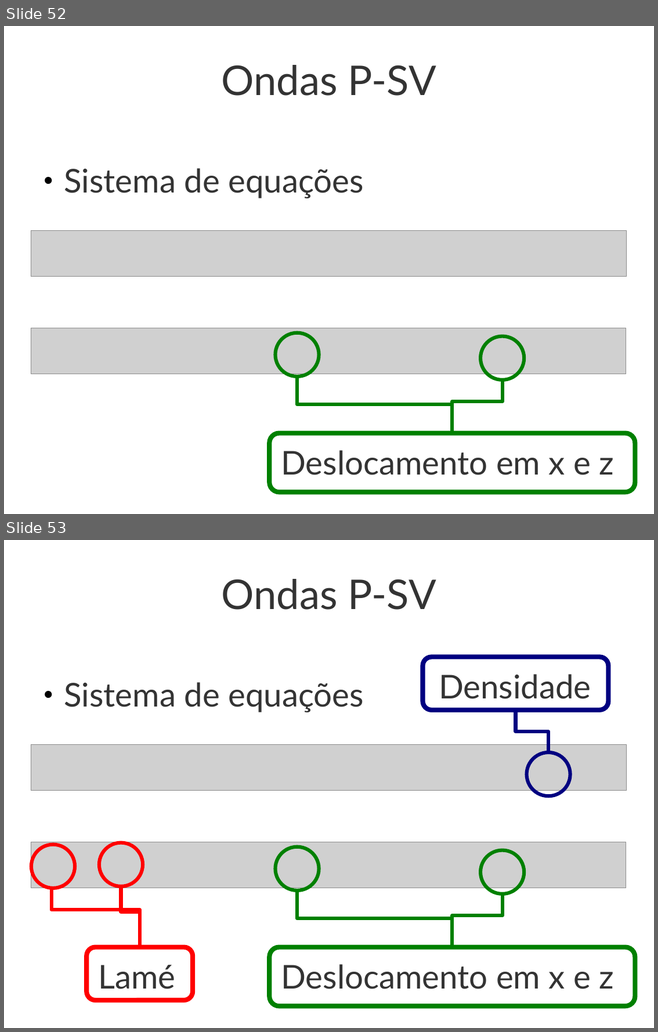
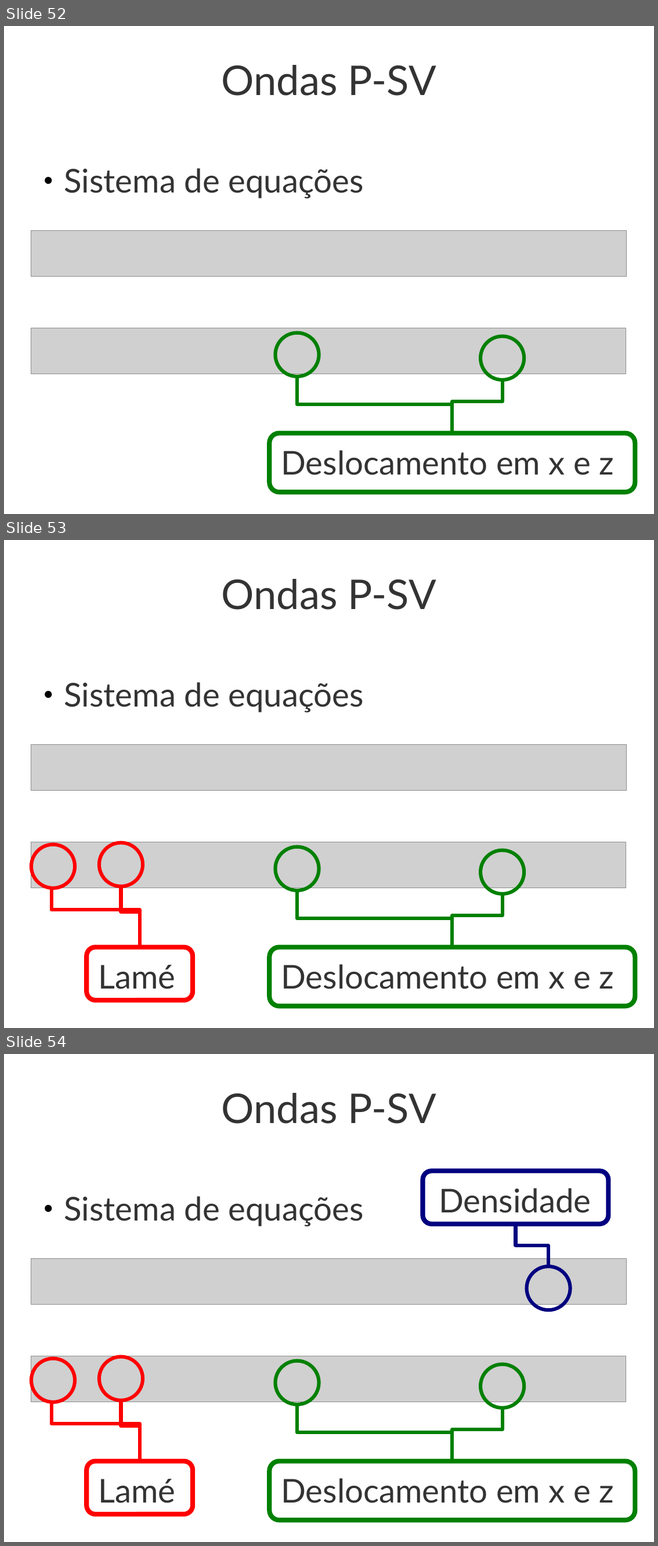
Before and after one commit to leouieda/aula-diferencas-finitas, a slide deck: modelagem-direta-diferencas-finitas.odp. Shown one above the other, each under a label of ours: slides 52 and 53 before the commit, slides 52, 53 and 54 after it. The pictures are 658x1032 and 658x1546 pixels, drawn with LibreOffice and Linux fonts; fonts in the diff are those of the drawing; grey boxes stand for pictures. Boxes give left, top, right and bottom in pixels: in the first picture for what was removed or moved away, otherwise in the second. Text is boxed around its words. In the diff, an @@ line names an element or a change of style, - is before the commit and + after.

```diff
--- a/modelagem-direta-diferencas-finitas.odp
+++ b/modelagem-direta-diferencas-finitas.odp
@@ slide 53 added at box(4, 540, 654, 1028), background #FFFFFF @@
@@ title added at box(221, 579, 436, 610), 50 pt, text #333333 @@
+Ondas P-SV
@@ text added at box(64, 682, 363, 712), 40 pt, text #333333 @@
+● Sistema de equações
@@ picture added at box(31, 745, 626, 790) @@
@@ picture added at box(31, 842, 625, 888) @@
@@ ellipse added at box(31, 844, 75, 888), outline #FF0000 4.31 pt @@
@@ ellipse added at box(99, 842, 143, 886), outline #FF0000 4.31 pt @@
@@ ellipse added at box(275, 846, 319, 890), outline #008000 4.31 pt @@
@@ ellipse added at box(480, 850, 524, 894), outline #008000 4.31 pt @@
@@ elbow line added from (51, 886) to (140, 947), #FF0000 4.31 pt @@
@@ elbow line added from (121, 886) to (140, 947), #FF0000 4.31 pt @@
@@ elbow line added from (297, 890) to (452, 947), #008000 4.31 pt @@
@@ elbow line added from (502, 894) to (452, 947), #008000 4.31 pt @@
@@ rounded rectangle added at box(86, 947, 192, 1000), outline #FF0000 5.75 pt @@
@@ rounded rectangle added at box(269, 947, 634, 1006), outline #008000 5.75 pt @@
@@ text added at box(99, 965, 176, 989), 40 pt, text #333333 @@
+Lamé
@@ text added at box(281, 964, 614, 989), 40 pt, text #333333 @@
+Deslocamento em x e z
@@ what was slide 53 is now slide 54 @@
```
Also in this commit, not shown: 1 slide changed.
